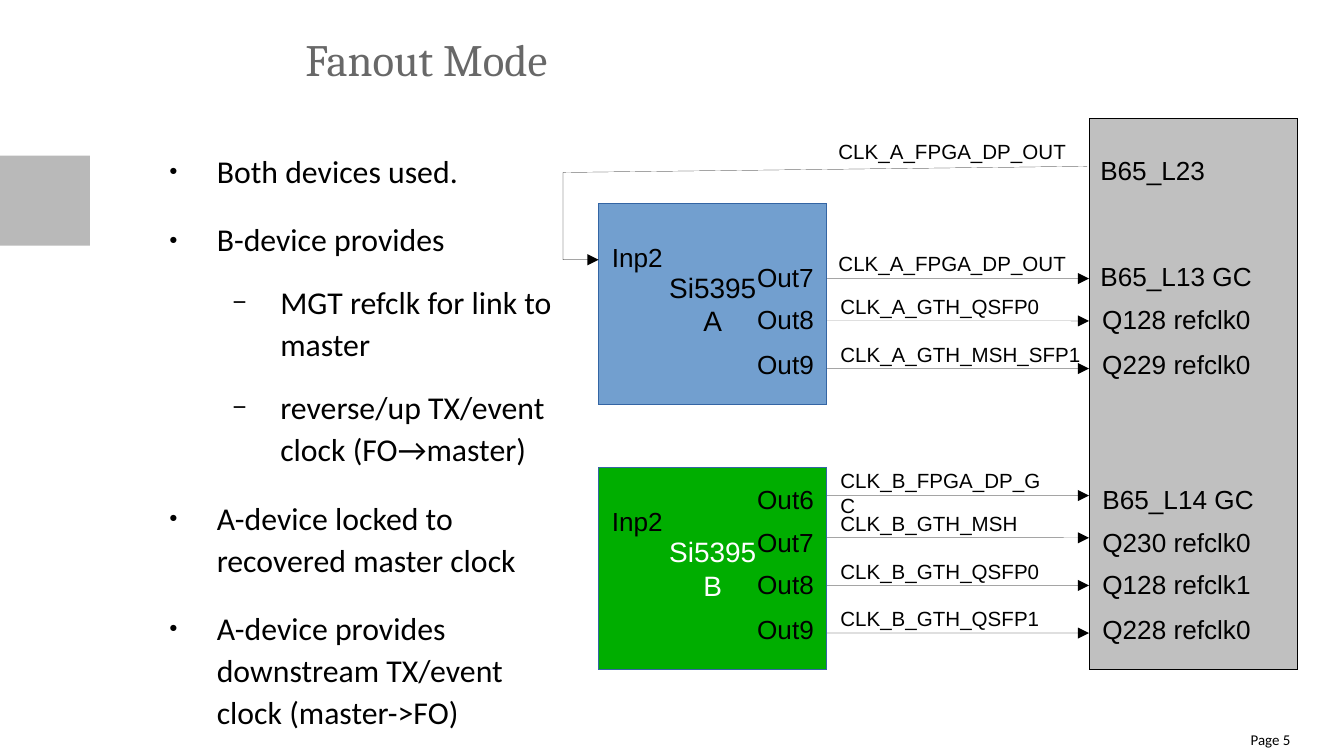
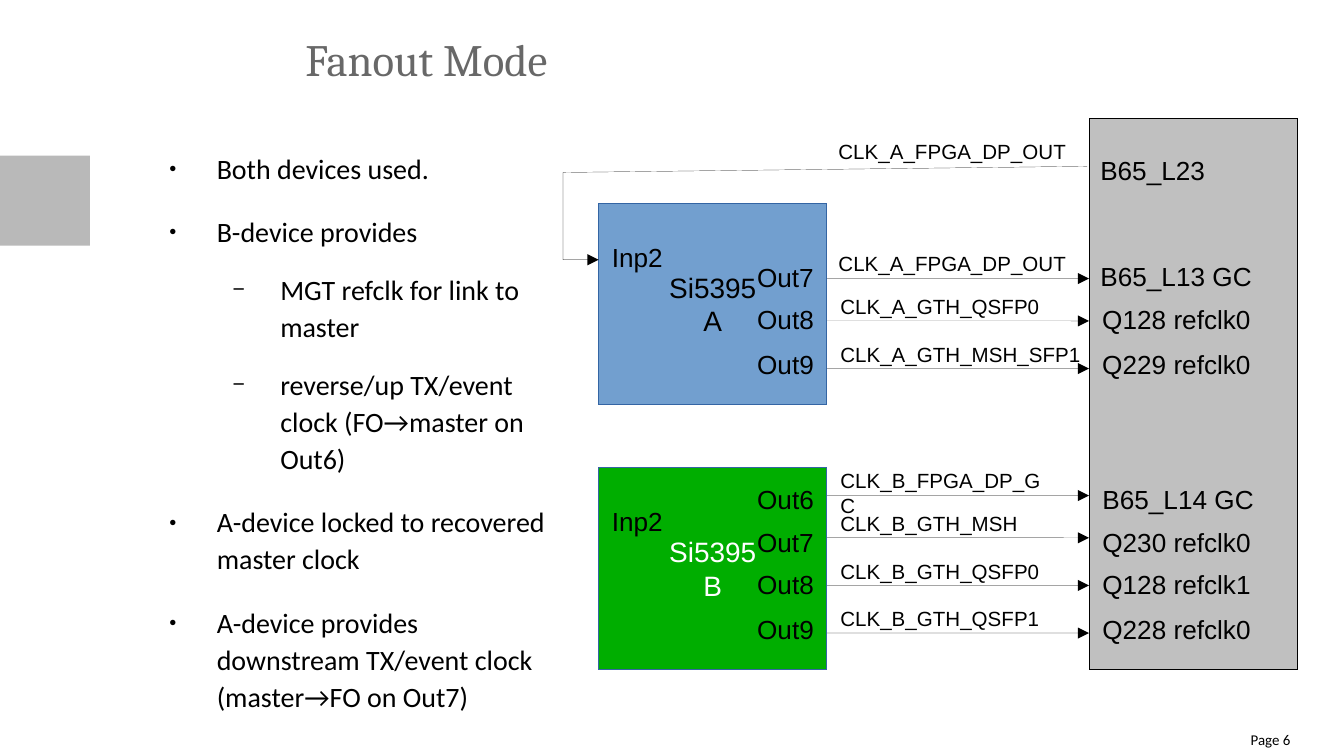
Before and after one commit to paulscherrerinstitute/CIO_EVM, a slide deck: slide 6 of doc/Clocking Notes.odp (slide 5 before the commit). Drawn at 1344x756 pixels with LibreOffice and Linux fonts; fonts in the diff are those of the drawing; background and template pictures are left out. Boxes give left, top, right and bottom in pixels: in the first picture for what was removed or moved away, otherwise in the second. Text is boxed around its words. In the diff, an @@ line names an element or a change of style, - is before the commit and + after.

```diff
--- a/doc/Clocking Notes.odp
+++ b/doc/Clocking Notes.odp
@@ text at box(217, 159, 545, 570): size 17 to 15 pt in "Both devices used.", "B-device provides", "MGT refclk for link to master", "A-device locked to recovered master clock" @@
@@ text at box(280, 375, 523, 473): text changed; size 17 to 15 pt @@
-  − reverse/up TX/event clock (FO→master)
+  − reverse/up TX/event clock (FO→master on Out6)
@@ text at box(217, 613, 532, 711): text changed; size 17 to 15 pt @@
-● A-device provides downstream TX/event clock (master->FO)
+● A-device provides downstream TX/event clock (master→FO on Out7)
@@ page number at box(1251, 735, 1291, 748): text changed @@
-Page 5
+Page 6
```
Also in this commit, not shown: 4 other slides changed, 1 slide added, 1 other file.
